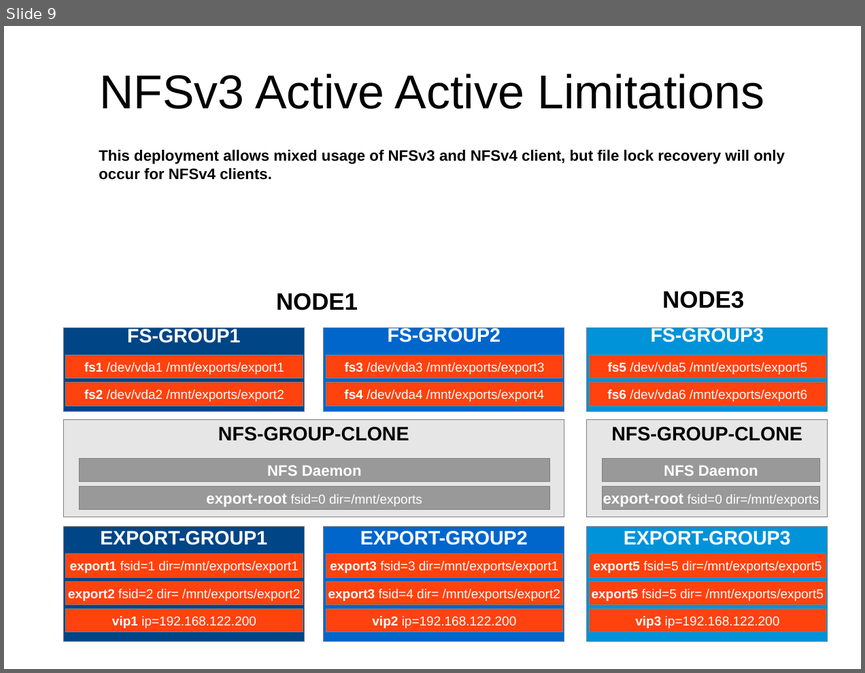
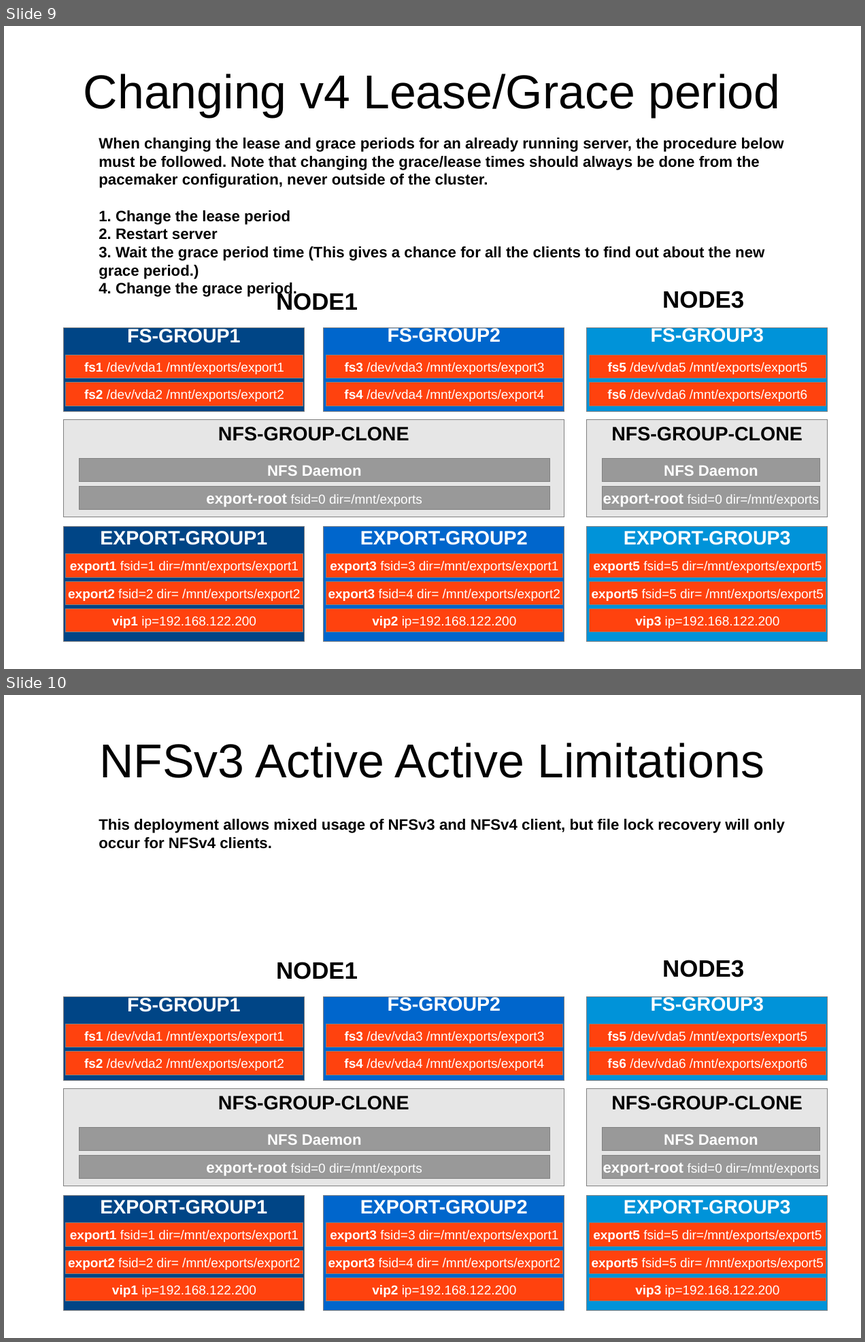
Before and after one commit to davidvossel/phd, a slide deck: doc/presentations/nfs-aa-overview.odp. Shown one above the other, each under a label of ours: slide 9 before the commit, slides 9 and 10 after it. The pictures are 865x673 and 865x1342 pixels, drawn with LibreOffice and Linux fonts; fonts in the diff are those of the drawing. Boxes give left, top, right and bottom in pixels: in the first picture for what was removed or moved away, otherwise in the second. Text is boxed around its words. In the diff, an @@ line names an element or a change of style, - is before the commit and + after.

```diff
--- a/doc/presentations/nfs-aa-overview.odp
+++ b/doc/presentations/nfs-aa-overview.odp
@@ slide 9 added at box(4, 26, 861, 669), background #FFFFFF @@
@@ title added at box(84, 74, 780, 117), 44 pt, text #000000 @@
+Changing v4 Lease/Grace period
@@ text added at box(99, 138, 784, 297), 14 pt, text #000000, bold @@
+When changing the lease and grace periods for an already running server, the procedure below must be followed. Note that changing the grace/lease times should always be done from the pacemaker configuration, never outside of the cluster.
+1. Change the lease period
+2. Restart server
+3. Wait the grace period time (This gives a chance for all the clients to find out about the new grace period.)
+4. Change the grace period.
@@ text added at box(276, 291, 358, 310), 22 pt, text #000000, bold @@
+NODE1
@@ text added at box(662, 291, 744, 308), 22 pt, text #000000, bold @@
+NODE3
@@ rectangle added at box(63, 328, 304, 412), fill #004586, outline #808080 0 pt, 18 pt, text #FFFFFF, bold @@
+FS-GROUP1
@@ rectangle added at box(324, 328, 564, 412), fill #0066CC, outline #808080 0 pt, 18 pt, text #FFFFFF, bold @@
+FS-GROUP2
@@ rectangle added at box(587, 328, 828, 412), fill #0093D9, outline #808080 0 pt, 18 pt, text #FFFFFF, bold @@
+FS-GROUP3
@@ rectangle added at box(66, 355, 303, 378), fill #FF420E, outline #808080 0 pt, 12 pt, text #FFFFFF @@
+fs1 /dev/vda1 /mnt/exports/export1
@@ rectangle added at box(326, 355, 563, 378), fill #FF420E, outline #808080 0 pt, 12 pt, text #FFFFFF @@
+fs3 /dev/vda3 /mnt/exports/export3
@@ rectangle added at box(589, 355, 827, 378), fill #FF420E, outline #808080 0 pt, 12 pt, text #FFFFFF @@
+fs5 /dev/vda5 /mnt/exports/export5
@@ rectangle added at box(66, 382, 303, 405), fill #FF420E, outline #808080 0 pt, 12 pt, text #FFFFFF @@
+fs2 /dev/vda2 /mnt/exports/export2
@@ rectangle added at box(326, 382, 563, 405), fill #FF420E, outline #808080 0 pt, 12 pt, text #FFFFFF @@
+fs4 /dev/vda4 /mnt/exports/export4
@@ rectangle added at box(589, 382, 827, 405), fill #FF420E, outline #808080 0 pt, 12 pt, text #FFFFFF @@
+fs6 /dev/vda6 /mnt/exports/export6
@@ rectangle added at box(63, 420, 564, 516), fill #E6E6E6, outline #808080 0 pt, 18 pt, text #000000, bold @@
+NFS-GROUP-CLONE
@@ rectangle added at box(587, 420, 828, 516), fill #E6E6E6, outline #808080 0 pt, 18 pt, text #000000, bold @@
+NFS-GROUP-CLONE
@@ rectangle added at box(79, 458, 550, 482), fill #999999, outline #808080 0 pt, 14 pt, text #FFFFFF, bold @@
+NFS Daemon
@@ rectangle added at box(602, 458, 821, 482), fill #999999, outline #808080 0 pt, 14 pt, text #FFFFFF, bold @@
+NFS Daemon
@@ rectangle added at box(79, 486, 550, 509), fill #999999, outline #808080 0 pt, 12 pt, text #FFFFFF @@
+export-root fsid=0 dir=/mnt/exports
@@ rectangle added at box(602, 486, 821, 509), fill #999999, outline #808080 0 pt, 12 pt, text #FFFFFF @@
+export-root fsid=0 dir=/mnt/exports
@@ rectangle added at box(63, 526, 304, 641), fill #004586, outline #808080 0 pt, 18 pt, text #FFFFFF, bold @@
+EXPORT-GROUP1
@@ rectangle added at box(324, 526, 564, 641), fill #0066CC, outline #808080 0 pt, 18 pt, text #FFFFFF, bold @@
+EXPORT-GROUP2
@@ rectangle added at box(587, 526, 828, 641), fill #0093D9, outline #808080 0 pt, 18 pt, text #FFFFFF, bold @@
+EXPORT-GROUP3
@@ rectangle added at box(66, 554, 303, 577), fill #FF420E, outline #808080 0 pt, 12 pt, text #FFFFFF @@
+export1 fsid=1 dir=/mnt/exports/export1
@@ rectangle added at box(326, 554, 563, 577), fill #FF420E, outline #808080 0 pt, 12 pt, text #FFFFFF @@
+export3 fsid=3 dir=/mnt/exports/export1
@@ rectangle added at box(589, 554, 827, 577), fill #FF420E, outline #808080 0 pt, 12 pt, text #FFFFFF @@
+export5 fsid=5 dir=/mnt/exports/export5
@@ rectangle added at box(66, 581, 303, 605), fill #FF420E, outline #808080 0 pt, 12 pt, text #FFFFFF @@
+export2 fsid=2 dir= /mnt/exports/export2
@@ rectangle added at box(326, 581, 563, 605), fill #FF420E, outline #808080 0 pt, 12 pt, text #FFFFFF @@
+export3 fsid=4 dir= /mnt/exports/export2
@@ rectangle added at box(589, 581, 827, 605), fill #FF420E, outline #808080 0 pt, 12 pt, text #FFFFFF @@
+export5 fsid=5 dir= /mnt/exports/export5
@@ rectangle added at box(65, 609, 303, 633), fill #FF420E, outline #808080 0 pt, 12 pt, text #FFFFFF @@
+vip1 ip=192.168.122.200
@@ rectangle added at box(326, 609, 563, 633), fill #FF420E, outline #808080 0 pt, 12 pt, text #FFFFFF @@
+vip2 ip=192.168.122.200
@@ rectangle added at box(589, 609, 827, 633), fill #FF420E, outline #808080 0 pt, 12 pt, text #FFFFFF @@
+vip3 ip=192.168.122.200
@@ what was slide 9 is now slide 10 @@
```
Also in this commit, not shown: 2 slides changed, 3 other files.
